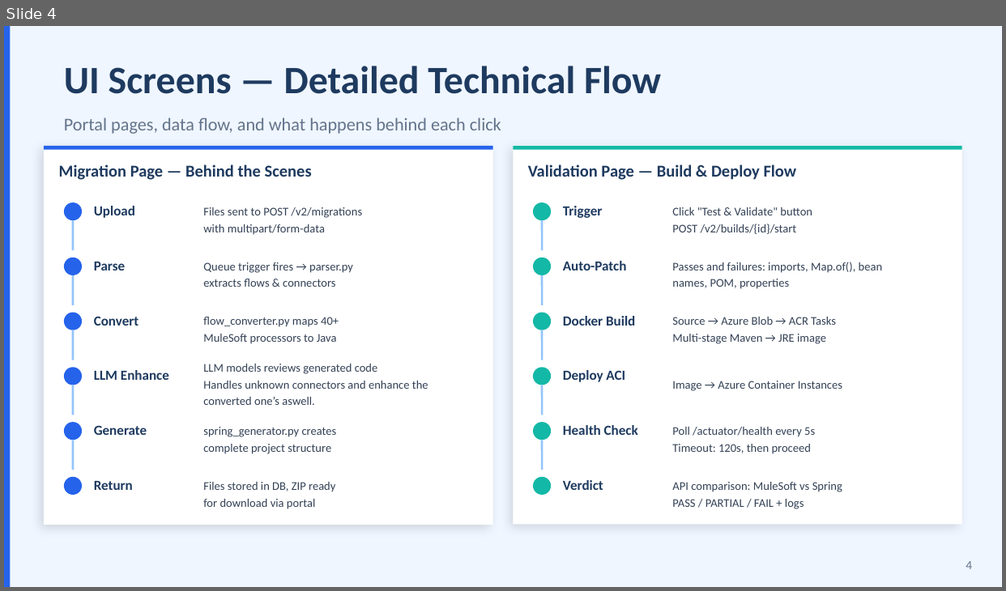
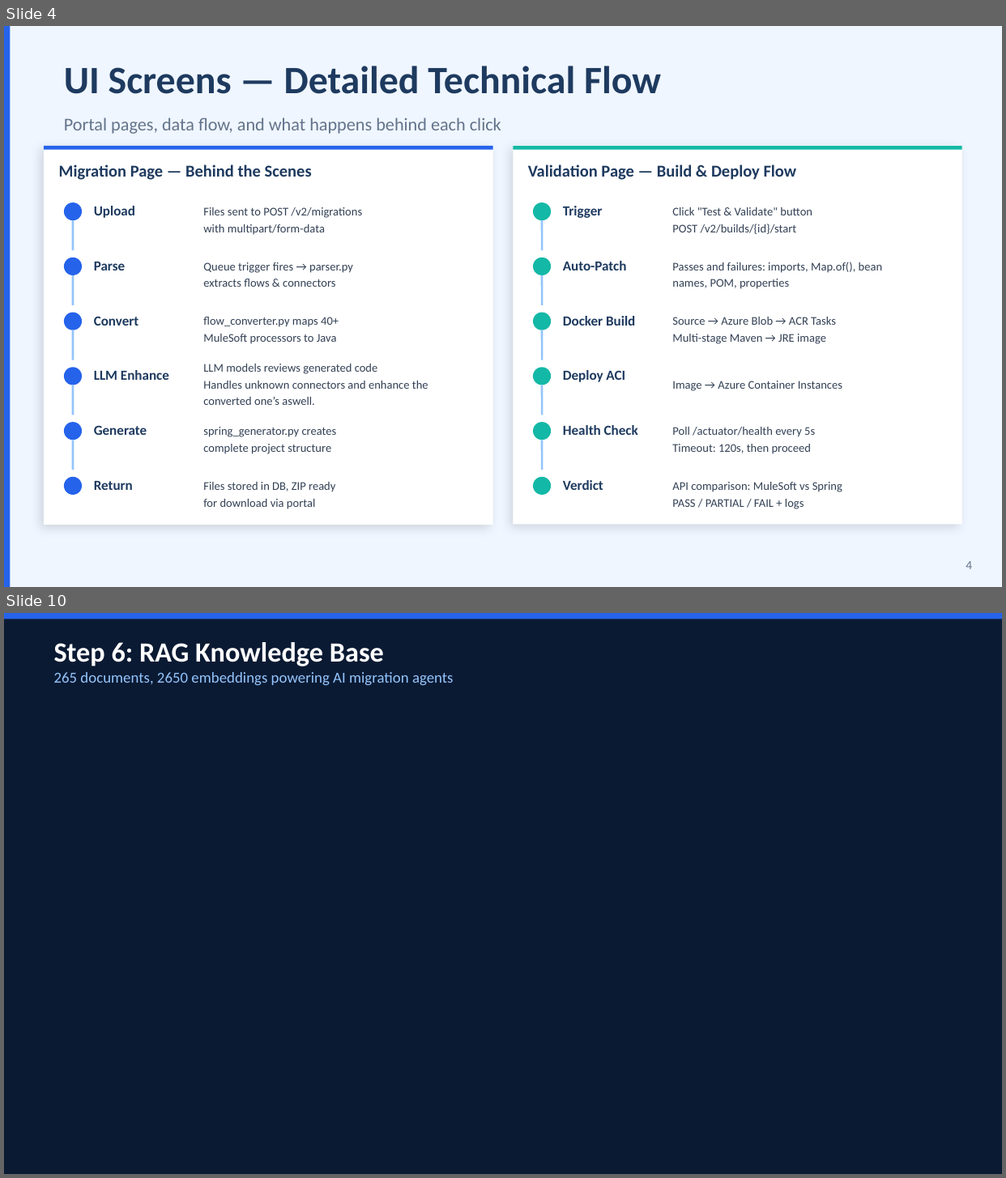
Before and after one commit to harinadh70/mule-migrator, a slide deck: MuleSoft-to-SpringBoot-Migrator-Technical-Presentation.pptx. Shown one above the other, each under a label of ours: slide 4 before the commit, slides 4 and 10 after it; the slides between them are not shown. The pictures are 1006x591 and 1006x1178 pixels, drawn with LibreOffice and Linux fonts; fonts in the diff are those of the drawing; grey boxes stand for pictures. Boxes give left, top, right and bottom in pixels: in the first picture for what was removed or moved away, otherwise in the second. Text is boxed around its words. In the diff, an @@ line names an element or a change of style, - is before the commit and + after.

```diff
--- a/MuleSoft-to-SpringBoot-Migrator-Technical-Presentation.pptx
+++ b/MuleSoft-to-SpringBoot-Migrator-Technical-Presentation.pptx
@@ slide 10 added at [4, 613, 1002, 1174], background #FFFFFF @@
@@ rectangle added at [4, 613, 1002, 1174], fill #0B1A33 @@
@@ rectangle added at [4, 613, 1002, 619], fill #2563EB @@
@@ text added at [54, 642, 384, 666], 20 pt, text #FFFFFF, bold @@
+Step 6: RAG Knowledge Base
@@ text added at [54, 672, 454, 685], 11 pt, text #93C5FD @@
+265 documents, 2650 embeddings powering AI migration agents
```
Also in this commit, not shown: 8 other slides added, 9 slides removed.
